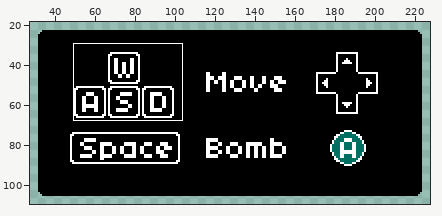
One commit to this pixel-art file: project/assets/controls.aseprite. Above, an overview of the earlier version with the close-up marked.
Close-up. As it was:
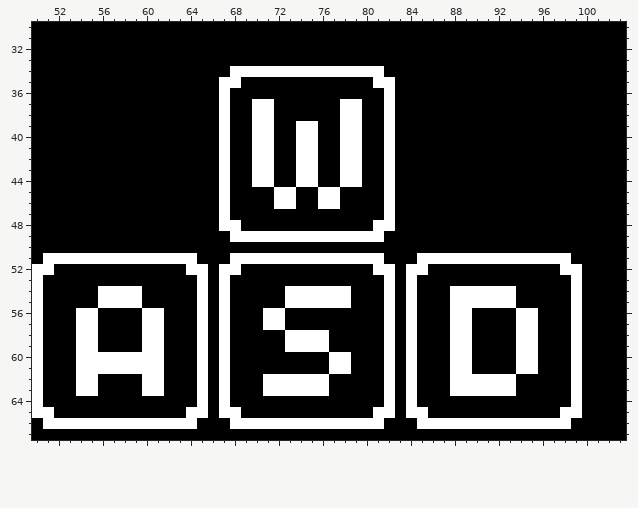
254x224 pixels, 1 frame. Shown: x 50..103, y 30..67. The wide view leaves out empty margins.
And afterwards:
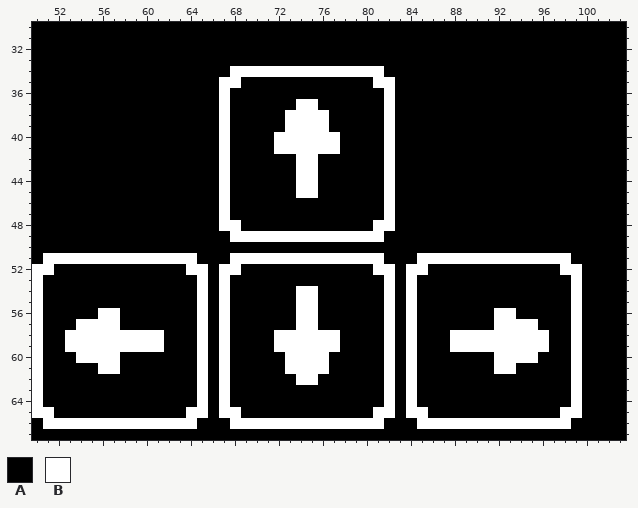
Palette (. is transparent): A #000000  B #ffffff
The edit:
--- layer "Layer 2"
@@ x 68..81 @@
 36 AAAAAAAAAAAAAA
-37 AABBAAAAAABBAA
-38 AABBAAAAAABBAA
-39 AABBAABBAABBAA
-40 AABBAABBAABBAA
-41 AABBAABBAABBAA
-42 AABBAABBAABBAA
-43 AABBAABBAABBAA
-44 AABBAABBAABBAA
-45 AAAABBAABBAAAA
-46 AAAABBAABBAAAA
+37 AAAAAABBAAAAAA
+38 AAAAABBBBAAAAA
+39 AAAAABBBBAAAAA
+40 AAAABBBBBBAAAA
+41 AAAABBBBBBAAAA
+42 AAAAAABBAAAAAA
+43 AAAAAABBAAAAAA
+44 AAAAAABBAAAAAA
+45 AAAAAABBAAAAAA
+46 AAAAAAAAAAAAAA
 47 AAAAAAAAAAAAAA
@@ x 50..103 @@
 53 BAAAAAAAAAAAAAABABAAAAAAAAAAAAAABABAAAAAAAAAAAAAABAAAA
-54 BAAAAABBBBAAAAABABAAAAABBBBBBAAABABAAABBBBBBAAAAABAAAA
-55 BAAAAABBBBAAAAABABAAAAABBBBBBAAABABAAABBBBBBAAAAABAAAA
-56 BAAABBAAAABBAAABABAAABBAAAAAAAAABABAAABBAAAABBAAABAAAA
-57 BAAABBAAAABBAAABABAAABBAAAAAAAAABABAAABBAAAABBAAABAAAA
-58 BAAABBAAAABBAAABABAAAAABBBBAAAAABABAAABBAAAABBAAABAAAA
-59 BAAABBAAAABBAAABABAAAAABBBBAAAAABABAAABBAAAABBAAABAAAA
-60 BAAABBBBBBBBAAABABAAAAAAAAABBAAABABAAABBAAAABBAAABAAAA
-61 BAAABBBBBBBBAAABABAAAAAAAAABBAAABABAAABBAAAABBAAABAAAA
-62 BAAABBAAAABBAAABABAAABBBBBBAAAAABABAAABBBBBBAAAAABAAAA
-63 BAAABBAAAABBAAABABAAABBBBBBAAAAABABAAABBBBBBAAAAABAAAA
+54 BAAAAAAAAAAAAAABABAAAAAABBAAAAAABABAAAAAAAAAAAAAABAAAA
+55 BAAAAAAAAAAAAAABABAAAAAABBAAAAAABABAAAAAAAAAAAAAABAAAA
+56 BAAAAABBAAAAAAABABAAAAAABBAAAAAABABAAAAAAABBAAAAABAAAA
+57 BAAABBBBAAAAAAABABAAAAAABBAAAAAABABAAAAAAABBBBAAABAAAA
+58 BAABBBBBBBBBAAABABAAAABBBBBBAAAABABAAABBBBBBBBBAABAAAA
+59 BAABBBBBBBBBAAABABAAAABBBBBBAAAABABAAABBBBBBBBBAABAAAA
+60 BAAABBBBAAAAAAABABAAAAABBBBAAAAABABAAAAAAABBBBAAABAAAA
+61 BAAAAABBAAAAAAABABAAAAABBBBAAAAABABAAAAAAABBAAAAABAAAA
+62 BAAAAAAAAAAAAAABABAAAAAABBAAAAAABABAAAAAAAAAAAAAABAAAA
+63 BAAAAAAAAAAAAAABABAAAAAAAAAAAAAABABAAAAAAAAAAAAAABAAAA
 64 BAAAAAAAAAAAAAABABAAAAAAAAAAAAAABABAAAAAAAAAAAAAABAAAA
Pixel boxes of the changes (left, top, right, bottom) in both close-ups:
changed: (252, 99, 362, 209)
changed: (65, 286, 164, 396)
changed: (263, 286, 351, 396)
changed: (450, 286, 549, 396)
